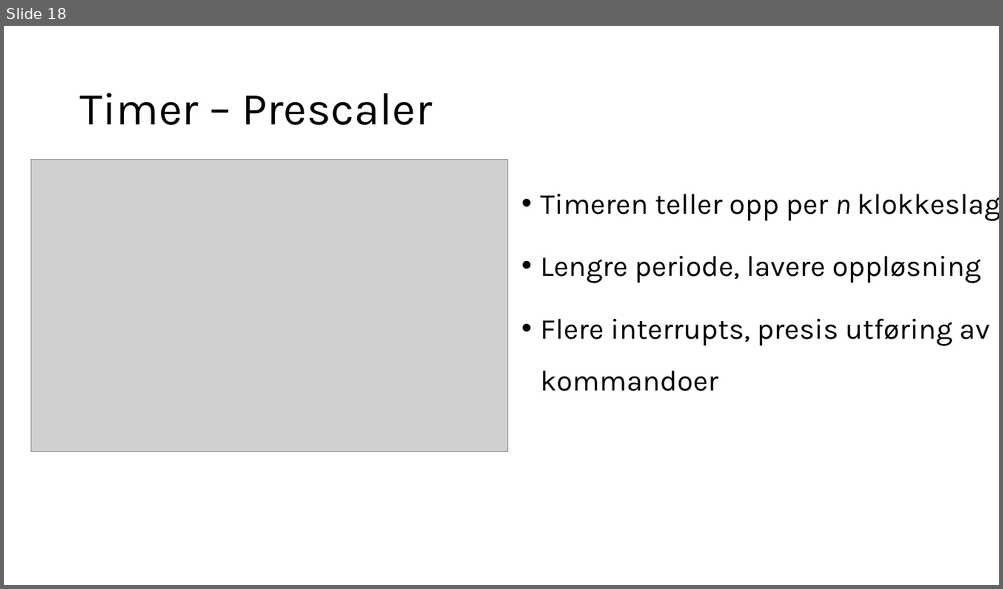
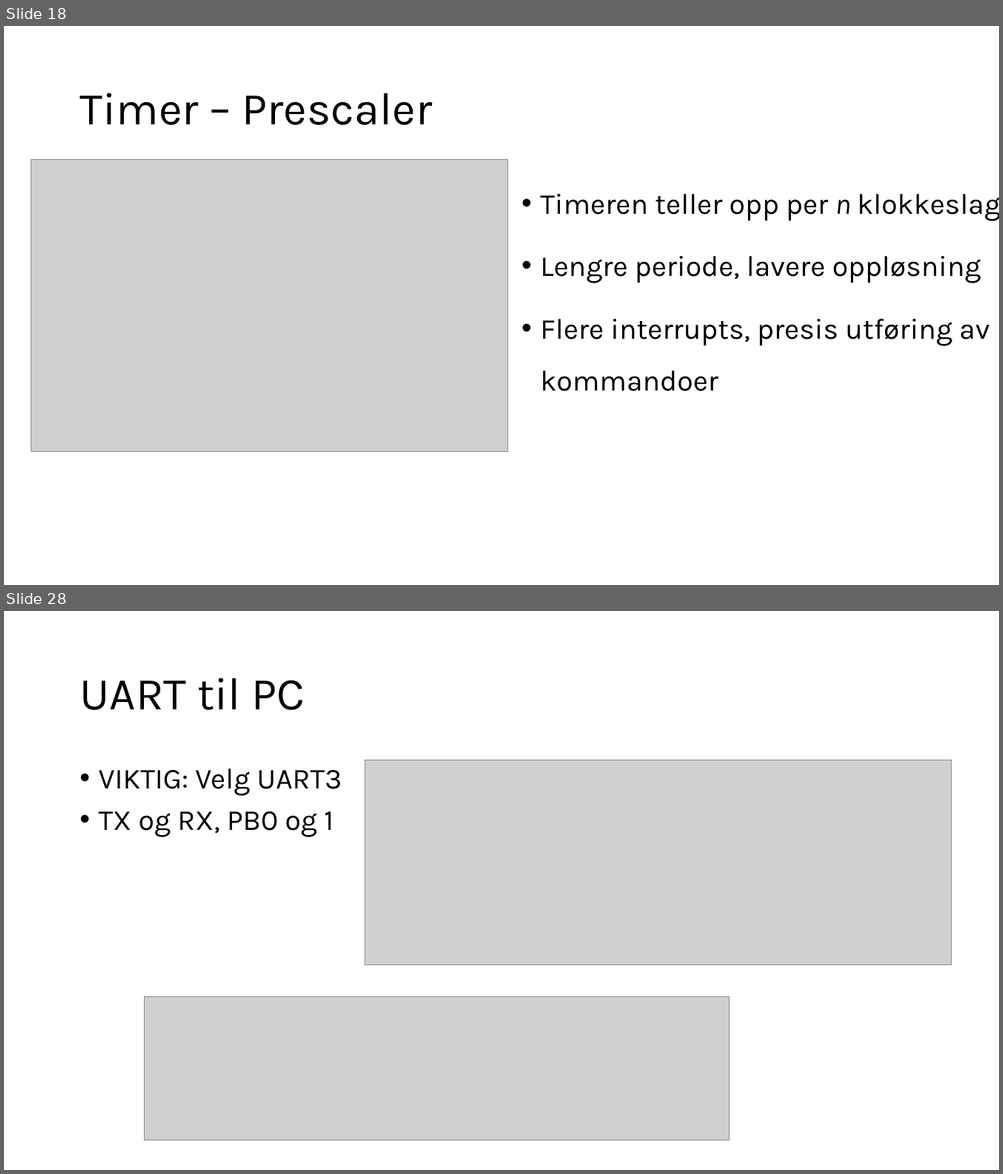
Before and after one commit to ElektraVerksted/AVR-kurs, a slide deck: Kursdag 2/Dag to.pptx. Shown one above the other, each under a label of ours: slide 18 before the commit, slides 18 and 28 after it; the slides between them are not shown. The pictures are 1003x589 and 1003x1174 pixels, drawn with LibreOffice and Linux fonts; fonts in the diff are those of the drawing; grey boxes stand for pictures. Boxes give left, top, right and bottom in pixels: in the first picture for what was removed or moved away, otherwise in the second. Text is boxed around its words. In the diff, an @@ line names an element or a change of style, - is before the commit and + after.

```diff
--- a/Kursdag 2/Dag to.pptx
+++ b/Kursdag 2/Dag to.pptx
@@ slide 28 added at <box>4,611,999,1170</box>, background #FFFFFF @@
@@ title added at <box>79,678,304,710</box>, 44 pt, text #000000 @@
+UART til PC
@@ picture added at <box>364,760,950,965</box> @@
@@ text added at <box>99,769,342,837</box>, 28 pt, text #000000 @@
+• VIKTIG: Velg UART3
+• TX og RX, PB0 og 1
@@ picture added at <box>145,997,729,1141</box> @@
```
Also in this commit, not shown: 1 slide changed, 9 other slides added, 1 slide removed.
